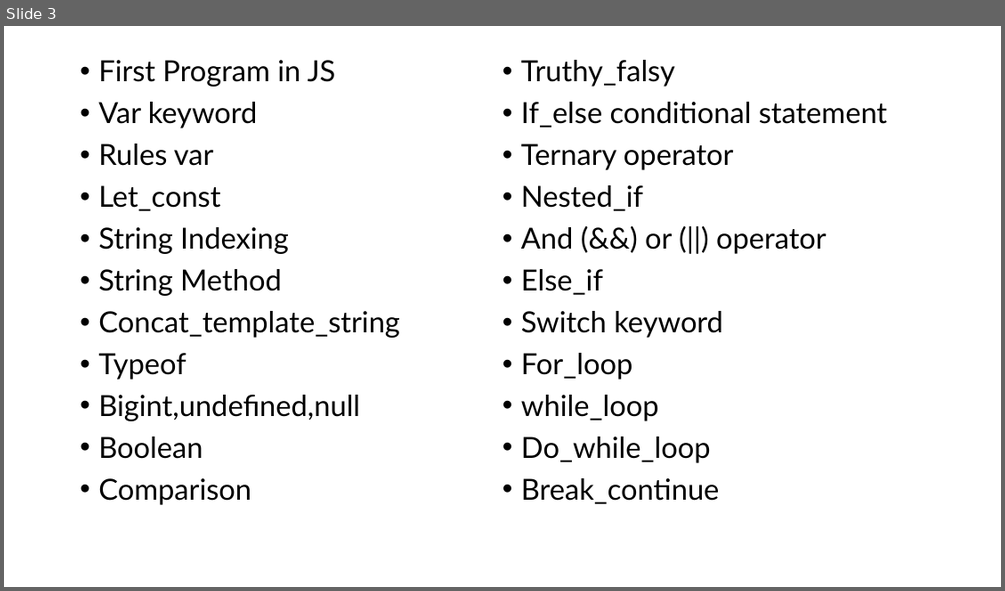
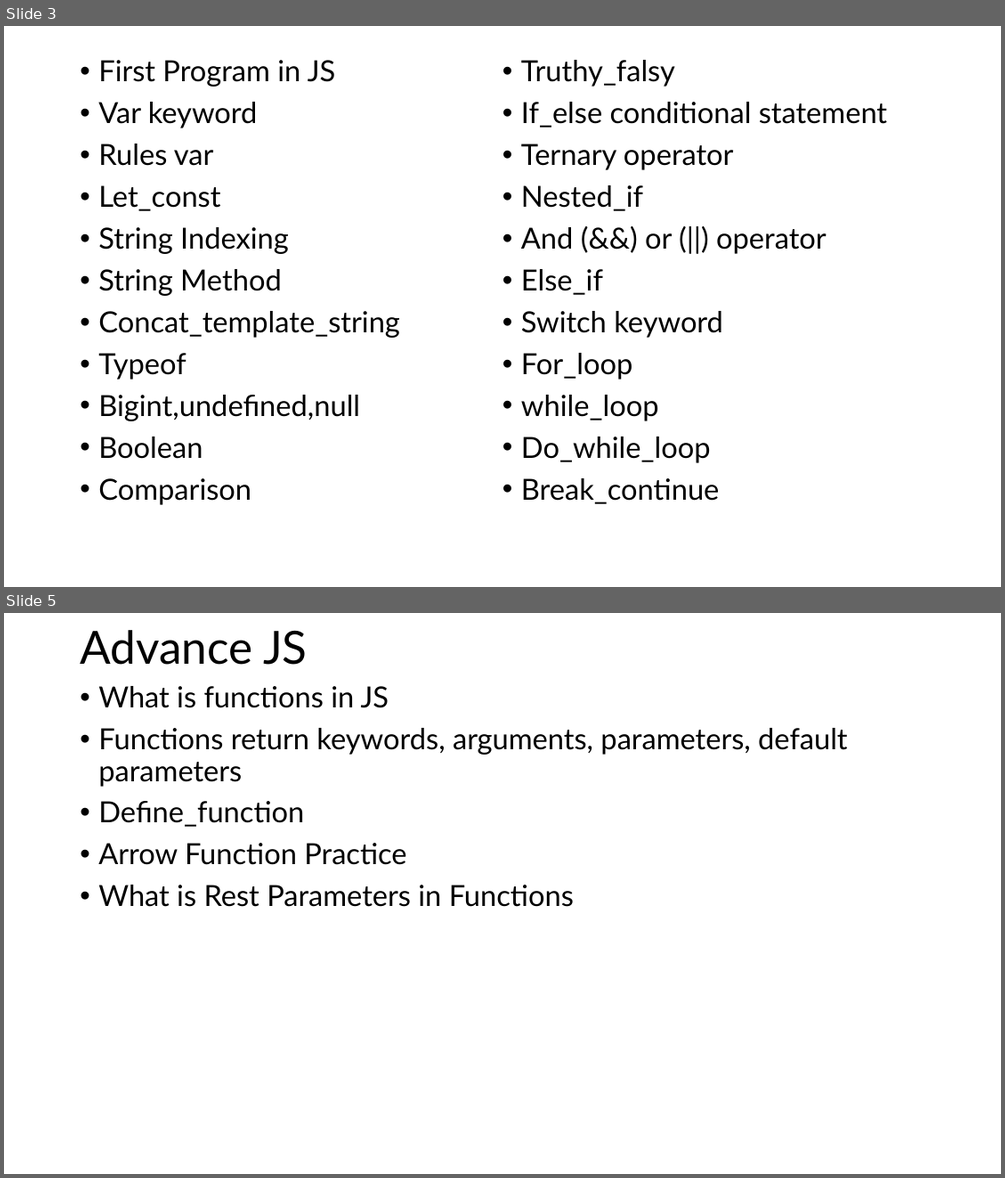
Before and after one commit to PiyushChaturvedii/Batch06, a slide deck: JS/JavaScript.pptx. Shown one above the other, each under a label of ours: slide 3 before the commit, slides 3 and 5 after it; the slides between them are not shown. The pictures are 1005x591 and 1005x1178 pixels, drawn with LibreOffice and Linux fonts; fonts in the diff are those of the drawing. Boxes give left, top, right and bottom in pixels: in the first picture for what was removed or moved away, otherwise in the second. Text is boxed around its words. In the diff, an @@ line names an element or a change of style, - is before the commit and + after.

Commit message:
jsFunction

```diff
--- a/JS/JavaScript.pptx
+++ b/JS/JavaScript.pptx
@@ slide 5 added at (4,613,1001,1174), background #FFFFFF @@
@@ title added at (80,630,307,665), 44 pt, text #000000 @@
+Advance JS
@@ text added at (98,686,847,907), 28 pt, text #000000 @@
+• What is functions in JS
+• Functions return keywords, arguments, parameters, default parameters
+• Define_function
+• Arrow Function Practice
+• What is Rest Parameters in Functions
```
Also in this commit, not shown: 1 slide changed, 17 other files.
